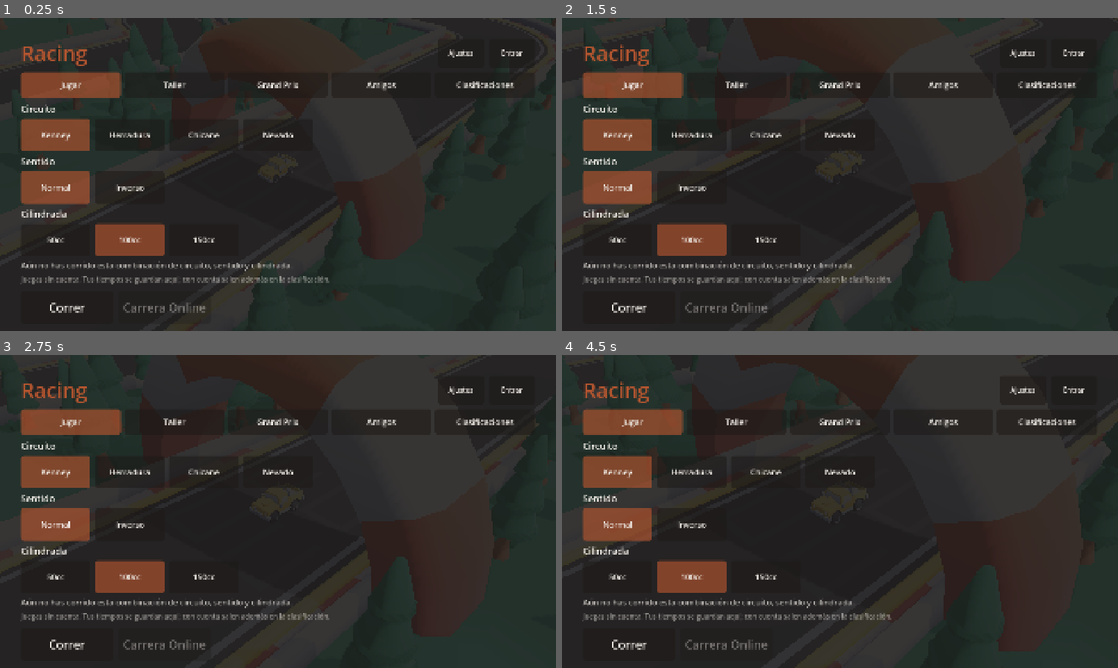
Above: before the commit, frames 1-4 (two rows, left to right).
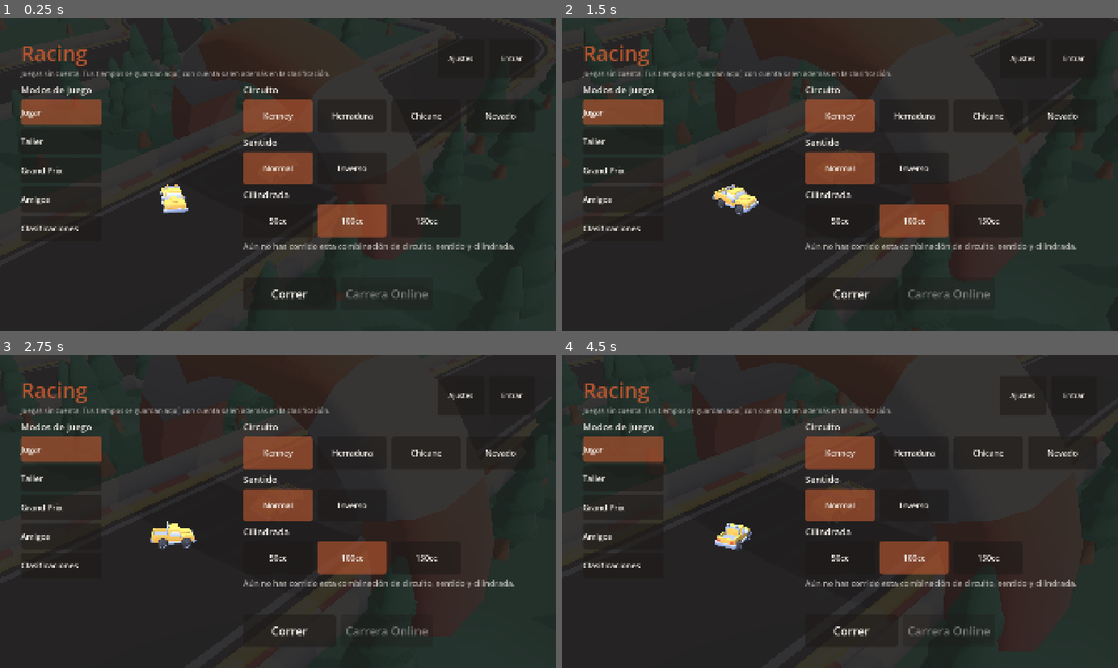
Above: after the commit, the same moments.

Repository: msalejandrojose/core
Game: Godot game, scene res://scenes/main.tscn
Two runs of this game, one before a commit and one after it. Both use one fixed random seed, a clock stepped at 60 frames per second and the inputs below.
Inputs:
- Up to frame 1 (0.25 s): no input
- Up to frame 2 (1.5 s): click "Jugar" at 0.5 s; click "Jugar" at 1.25 s
- Up to frame 3 (2.75 s): click "Normal" at 2 s
- Up to frame 4 (4.5 s): click "Normal" at 2.75 s; click "Entrar" at 3.5 s; click "Jugar sin cuenta" at 4.25 s

The runs differ from the first frame. In frame 1, 15% of the frame differs, in the area x 3-94%, y 10-95%; in frame 2, 15%; in frame 3, 15%; in frame 4, 15%.

Commit message:
feat(racing): menú principal a tres columnas con el coche equipado en vivo
Reorganiza el menú a partir de una captura de referencia: lista de
modos de juego a la izquierda (antes una fila de pestañas), el coche
equipado en vivo en el centro y el contenido de la pestaña activa a la
derecha. El estado de cuenta pasa a la cabecera, persistente entre
pestañas en vez de vivir solo dentro de "Jugar".

Extrae `VehiclePreview` (vista 3D en miniatura, cámara/luces/rotación)
como componente compartido entre este menú y el taller, que ya tenía
su propia copia idéntica.

Co-Authored-By: Claude Sonnet 5 <noreply@anthropic.com>

Diff:
--- a/apps/game/scripts/ui/main_menu.gd
+++ b/apps/game/scripts/ui/main_menu.gd
@@ -6,10 +6,10 @@
 ## nueva es añadir una entrada a `TABS` y un `_build_*_tab()`, no reformar
 ## esta pantalla otra vez.
 ##
-## Va por encima de la partida, no en una escena aparte, y a propósito: al
-## seleccionar un circuito el de detrás se construye de verdad, así que la
-## pestaña "Jugar" es también la vista previa. Cambiar de escena obligaría a
-## montar la pista dos veces y a perder eso.
+## Tres columnas, a partir de una captura de referencia: la lista de modos a
+## la izquierda (antes una fila de pestañas horizontal), el coche equipado en
+## vivo en el centro (`VehiclePreview`, mismo componente que el taller) y el
+## contenido de la pestaña activa a la derecha.
 ##
 ## El circuito y el sentido viven en la pestaña "Jugar" y no en Ajustes: son
 ## lo que eliges para jugar, no una preferencia. Ajustes se queda con los
@@ -35,10 +35,14 @@
 var _tab_buttons: Dictionary = {}  # Tab (int) -> Button
 var _active_tab: int = Tab.JUGAR
 
+## Persistentes: viven en la cabecera/columna central, no en el contenido de
+## una pestaña, así que no se limpian al cambiar de pestaña.
+var _account_subtitle: Label
+var _preview: VehiclePreview
+
 ## Solo válidos mientras la pestaña "Jugar" está montada: se limpian al
 ## cambiar de pestaña, igual que el resto de su contenido.
 var _best_label: Label
-var _account_label: Label
 var _track_buttons: Array[Button] = []
 ## Paralelo a `_track_buttons`: el id/slug de cada botón, en el mismo orden.
 ## Hace falta porque un botón de circuito ya no tiene por qué venir de
@@ -61,6 +65,9 @@
 	# taller (que se abre encima de este menú, sin cerrarlo), el número tiene
 	# que refrescarse solo, sin esperar a que se toque circuito/sentido/cc.
 	CarLoadout.changed.connect(_refresh_best)
+	# El coche de la vista central es el equipado de verdad: si cambia en el
+	# taller, se nota aquí sin tener que reabrir el menú.
+	CarLoadout.changed.connect(_refresh_preview)
 
 
 ## El director abre el menú desde su propio `_ready`, que corre ANTES que el de
@@ -106,11 +113,21 @@
 	header.add_theme_constant_override("separation", 16)
 	column.add_child(header)
 
+	var title_column := VBoxContainer.new()
+	header.add_child(title_column)
+
 	var title := Label.new()
 	title.text = "Racing"
 	title.add_theme_font_size_override("font_size", UiTheme.FONT_DISPLAY)
 	title.add_theme_color_override("font_color", UiTheme.CLAY)
-	header.add_child(title)
+	title_column.add_child(title)
+
+	# Estado de cuenta, siempre visible en la cabecera sea cual sea la
+	# pestaña activa — antes solo vivía dentro de la pestaña "Jugar".
+	_account_subtitle = Label.new()
+	_account_subtitle.add_theme_font_size_override("font_size", UiTheme.FONT_XS)
+	_account_subtitle.add_theme_color_override("font_color", UiTheme.BONE * Color(1, 1, 1, 0.6))
+	title_column.add_child(_account_subtitle)
 
 	var push := Control.new()
 	push.size_flags_horizontal = Control.SIZE_EXPAND_FILL
@@ -122,9 +139,30 @@
 	_account_button = _icon_button("Cuenta", _open_account)
 	header.add_child(_account_button)
 
-	var tabs_row := HBoxContainer.new()
-	tabs_row.add_theme_constant_override("separation", 12)
-	column.add_child(tabs_row)
+	var body := HBoxContainer.new()
+	body.add_theme_constant_override("separation", 24)
+	body.size_flags_vertical = Control.SIZE_EXPAND_FILL
+	column.add_child(body)
+
+	body.add_child(_build_modes_panel())
+	body.add_child(_build_preview_panel())
+	_refresh_preview()
+
+	_content = VBoxContainer.new()
+	_content.custom_minimum_size = Vector2(420, 0)
+	_content.add_theme_constant_override("separation", 12)
+	_content.size_flags_vertical = Control.SIZE_EXPAND_FILL
+	body.add_child(_content)
+
+
+## Columna izquierda ("MODOS DE JUEGO" del boceto): lista vertical de
+## pestañas, en vez de la fila horizontal de antes.
+func _build_modes_panel() -> Control:
+	var panel := VBoxContainer.new()
+	panel.custom_minimum_size = Vector2(280, 0)
+	panel.add_theme_constant_override("separation", 12)
+
+	panel.add_child(_heading("Modos de juego"))
 
 	var tab_group := ButtonGroup.new()
 	for entry in TABS:
@@ -133,14 +171,30 @@
 		button.toggle_mode = true
 		button.button_group = tab_group
 		button.size_flags_horizontal = Control.SIZE_EXPAND_FILL
+		button.alignment = HORIZONTAL_ALIGNMENT_LEFT
 		button.pressed.connect(func() -> void: _select_tab(tab))
-		tabs_row.add_child(button)
+		panel.add_child(button)
 		_tab_buttons[tab] = button
 
-	_content = VBoxContainer.new()
-	_content.add_theme_constant_override("separation", 12)
-	_content.size_flags_vertical = Control.SIZE_EXPAND_FILL
-	column.add_child(_content)
+	return panel
+
+
+## Columna central: el coche equipado ahora mismo, en vivo (`VehiclePreview`,
+## compartido con el taller).
+func _build_preview_panel() -> Control:
+	var panel := VBoxContainer.new()
+	panel.size_flags_horizontal = Control.SIZE_EXPAND_FILL
+	panel.size_flags_vertical = Control.SIZE_EXPAND_FILL
+
+	_preview = VehiclePreview.new()
+	panel.add_child(_preview)
+
+	return panel
+
+
+func _refresh_preview() -> void:
+	if is_instance_valid(_preview):
+		_preview.show_archetype(CarLoadout.archetype_code)
 
 
 # --- Pestañas -------------------------------------------------------------------
@@ -153,7 +207,6 @@
 	for child in _content.get_children():
 		child.free()
 	_best_label = null
-	_account_label = null
 	_track_buttons.clear()
 	_track_button_ids.clear()
 	_tracks_row = null
@@ -243,11 +296,6 @@
 	_best_label.add_theme_color_override("font_color", UiTheme.BONE * Color(1, 1, 1, 0.7))
 	_content.add_child(_best_label)
 
-	_account_label = Label.new()
-	_account_label.add_theme_font_size_override("font_size", UiTheme.FONT_XS)
-	_account_label.add_theme_color_override("font_color", UiTheme.BONE * Color(1, 1, 1, 0.55))
-	_content.add_child(_account_label)
-
 	var spacer := Control.new()
 	spacer.size_flags_vertical = Control.SIZE_EXPAND_FILL
 	_content.add_child(spacer)
@@ -390,16 +438,15 @@
 	add_child(screen)
 
 
-## El botón de cuenta es de cabecera (persistente); la frase de estado solo
-## vive en la pestaña "Jugar".
+## El botón y la frase de estado de cuenta son de cabecera: persistentes,
+## visibles con cualquier pestaña activa (antes la frase solo vivía dentro de
+## "Jugar").
 func _refresh_account() -> void:
 	if Session.is_logged_in():
-		if is_instance_valid(_account_label):
-			_account_label.text = "Conectado como %s — tus tiempos se suben." % Session.email
+		_account_subtitle.text = "Conectado como %s — tus tiempos se suben." % Session.email
 		_account_button.text = "Salir"
 	else:
-		if is_instance_valid(_account_label):
-			_account_label.text = "Juegas sin cuenta. Tus tiempos se guardan aquí; con cuenta salen además en la clasificación."
+		_account_subtitle.text = "Juegas sin cuenta. Tus tiempos se guardan aquí; con cuenta salen además en la clasificación."
 		_account_button.text = "Entrar"
 
 	# El emparejamiento necesita saber contra quién compite el jugador
--- /dev/null
+++ b/apps/game/scripts/ui/vehicle_preview.gd
@@ -0,0 +1,74 @@
+class_name VehiclePreview
+extends SubViewportContainer
+
+## Vista 3D en miniatura de un coche, montado y girando solo. Compartida entre
+## el menú principal (coche equipado, `CarLoadout.archetype_code`) y el
+## taller (coche que se está previsualizando antes de confirmar) para no
+## duplicar la misma cámara/luces/rotación en los dos sitios.
+
+const SPIN_SPEED := 0.6
+
+var _viewport: SubViewport
+var _pivot: Node3D
+var _model: Node
+
+
+## `_init()`, no `_ready()`: quien construye este menú a mano (`main_menu.gd`,
+## `workshop_screen.gd`) espera poder llamar `show_archetype()` justo después
+## de `VehiclePreview.new()`, antes incluso de añadirlo como hijo de nada —
+## `_ready()` no sirve para eso porque Godot lo dispara diferido (una vez
+## dentro del árbol, pero no de forma síncrona dentro de `add_child()`), y ese
+## primer `show_archetype()` ya se ha quedado corto de tiempo.
+func _init() -> void:
+	stretch = true
+	size_flags_horizontal = Control.SIZE_EXPAND_FILL
+	size_flags_vertical = Control.SIZE_EXPAND_FILL
+
+	_viewport = SubViewport.new()
+	_viewport.size = Vector2i(640, 640)
+	_viewport.transparent_bg = true
+	_viewport.own_world_3d = true
+	add_child(_viewport)
+
+	var camera := Camera3D.new()
+	# `look_at_from_position`, no `position` + `look_at`: al construirse en
+	# código este nodo todavía no está dentro del árbol, y `look_at` necesita
+	# `global_transform`.
+	camera.look_at_from_position(Vector3(0, 2.3, 4.4), Vector3(0, 0.4, 0), Vector3.UP)
+	_viewport.add_child(camera)
+
+	var key_light := DirectionalLight3D.new()
+	key_light.rotation_degrees = Vector3(-50, -30, 0)
+	_viewport.add_child(key_light)
+
+	var fill_light := DirectionalLight3D.new()
+	fill_light.rotation_degrees = Vector3(-30, 150, 0)
+	fill_light.light_energy = 0.35
+	_viewport.add_child(fill_light)
+
+	_pivot = Node3D.new()
+	_viewport.add_child(_pivot)
+
+
+func _process(delta: float) -> void:
+	if _pivot != null:
+		_pivot.rotate_y(delta * SPIN_SPEED)
+
+
+## Cambia el modelo mostrado por el del arquetipo pedido — mismo mapa que usa
+## `RaceDirector` al montar el coche en carrera, así que lo que se ve aquí es
+## siempre el mismo modelo que se monta de verdad.
+func show_archetype(archetype_code: String) -> void:
+	if _model != null:
+		_pivot.remove_child(_model)
+		_model.queue_free()
+		_model = null
+
+	var path: String = RaceDirector.ARCHETYPE_MODELS.get(
+		archetype_code, RaceDirector.ARCHETYPE_MODELS[CarLoadout.DEFAULT_ARCHETYPE_CODE])
+	_model = load(path).instantiate()
+	_pivot.add_child(_model)
+
+
+func has_model() -> bool:
+	return _model != null
--- a/apps/game/scripts/ui/workshop_screen.gd
+++ b/apps/game/scripts/ui/workshop_screen.gd
@@ -27,10 +27,6 @@
 const STAT_BAR_MIN := 0.5
 const STAT_BAR_MAX := 1.5
 
-## Cuánto gira la vista previa por segundo (rad). Lento a propósito: es para
-## verse el coche desde todos los lados sin marear.
-const PREVIEW_SPIN_SPEED := 0.6
-
 signal closed()
 
 var _root: VBoxContainer
@@ -40,9 +36,7 @@
 var _variants_list: VBoxContainer
 var _change_button: Button
 
-var _preview_viewport: SubViewport
-var _preview_pivot: Node3D
-var _preview_model: Node
+var _preview: VehiclePreview
 
 var _speed_bar: ProgressBar
 var _grip_bar: ProgressBar
@@ -73,11 +67,6 @@
 		return
 
 	await _load()
-
-
-func _process(delta: float) -> void:
-	if _preview_pivot != null:
-		_preview_pivot.rotate_y(delta * PREVIEW_SPIN_SPEED)
 
 
 func _build_shell() -> void:
@@ -242,44 +231,15 @@
 	return panel
 
 
-## Columna central: vista 3D en vivo del arquetipo resaltado en la lista,
-## girando despacio (mismos modelos que monta `RaceDirector` en carrera —
-## `RaceDirector.ARCHETYPE_MODELS` es la única fuente de esa tabla).
+## Columna central: vista 3D en vivo del arquetipo resaltado en la lista
+## (`VehiclePreview`, compartida con el menú principal).
 func _build_preview_panel() -> Control:
 	var panel := VBoxContainer.new()
 	panel.size_flags_horizontal = Control.SIZE_EXPAND_FILL
 	panel.size_flags_vertical = Control.SIZE_EXPAND_FILL
 
-	var viewport_container := SubViewportContainer.new()
-	viewport_container.stretch = true
-	viewport_container.size_flags_horizontal = Control.SIZE_EXPAND_FILL
-	viewport_container.size_flags_vertical = Control.SIZE_EXPAND_FILL
-	panel.add_child(viewport_container)
-
-	_preview_viewport = SubViewport.new()
-	_preview_viewport.size = Vector2i(640, 640)
-	_preview_viewport.transparent_bg = true
-	_preview_viewport.own_world_3d = true
-	viewport_container.add_child(_preview_viewport)
-
-	var camera := Camera3D.new()
-	# `look_at_from_position`, no `position` + `look_at`: este nodo todavía no
-	# está dentro del árbol en este punto (el panel se añade a `_body`
-	# después de construirse entero) y `look_at` necesita `global_transform`.
-	camera.look_at_from_position(Vector3(0, 2.3, 4.4), Vector3(0, 0.4, 0), Vector3.UP)
-	_preview_viewport.add_child(camera)
-
-	var key_light := DirectionalLight3D.new()
-	key_light.rotation_degrees = Vector3(-50, -30, 0)
-	_preview_viewport.add_child(key_light)
-
-	var fill_light := DirectionalLight3D.new()
-	fill_light.rotation_degrees = Vector3(-30, 150, 0)
-	fill_light.light_energy = 0.35
-	_preview_viewport.add_child(fill_light)
-
-	_preview_pivot = Node3D.new()
-	_preview_viewport.add_child(_preview_pivot)
+	_preview = VehiclePreview.new()
+	panel.add_child(_preview)
 
 	return panel
 
@@ -382,22 +342,13 @@
 
 
 func _show_preview(archetype_id: String) -> void:
-	if not is_instance_valid(_preview_pivot):
-		return
-
-	if _preview_model != null:
-		_preview_pivot.remove_child(_preview_model)
-		_preview_model.queue_free()
-		_preview_model = null
+	if not is_instance_valid(_preview):
+		return
 
 	var archetype: Variant = _find(_catalog.get("archetypes", []), archetype_id)
 	var code: String = archetype.get("code", CarLoadout.DEFAULT_ARCHETYPE_CODE) if archetype is Dictionary \
 		else CarLoadout.DEFAULT_ARCHETYPE_CODE
-	var path: String = RaceDirector.ARCHETYPE_MODELS.get(
-		code, RaceDirector.ARCHETYPE_MODELS[CarLoadout.DEFAULT_ARCHETYPE_CODE])
-
-	_preview_model = load(path).instantiate()
-	_preview_pivot.add_child(_preview_model)
+	_preview.show_archetype(code)
 
 
 func _pick_part(category: String, id: String) -> void:
--- a/apps/game/tests/main_menu_hub_test.gd
+++ b/apps/game/tests/main_menu_hub_test.gd
@@ -32,6 +32,7 @@
 	_menu = main.get_node("MainMenu")
 
 	_test_abre_en_jugar()
+	_test_cambiar_de_pestana_conserva_cabecera()
 	_test_elegir_circuito_sentido_cilindrada()
 	_test_cambiar_de_pestana_limpia_la_anterior()
 	_test_evento_con_otra_pestana_no_revienta()
@@ -50,6 +51,20 @@
 	_check_eq(_menu._active_tab, _menu.Tab.JUGAR, "al abrir, la pestaña activa es Jugar")
 	_check(_menu._track_buttons.size() > 0, true, "Jugar monta los botones de circuito")
 	_check(is_instance_valid(_menu._best_label), true, "Jugar monta la label de mejor marca")
+	_check(is_instance_valid(_menu._preview) and _menu._preview.has_model(), true,
+		"la columna central monta el coche equipado en vivo")
+	_check(_menu._account_subtitle.text != "", true, "la cabecera muestra el estado de cuenta")
+
+
+func _test_cambiar_de_pestana_conserva_cabecera() -> void:
+	var subtitle_before: String = _menu._account_subtitle.text
+	_menu._select_tab(_menu.Tab.TALLER)
+
+	_check(is_instance_valid(_menu._preview), true, "la vista 3D del coche no se limpia al cambiar de pestaña")
+	_check_eq(_menu._account_subtitle.text, subtitle_before,
+		"y el estado de cuenta de la cabecera tampoco")
+
+	_menu._select_tab(_menu.Tab.JUGAR)
 
 
 func _test_elegir_circuito_sentido_cilindrada() -> void:
--- a/apps/game/tests/workshop_screen_test.gd
+++ b/apps/game/tests/workshop_screen_test.gd
@@ -178,7 +178,7 @@
 	await _settle()
 
 	_check(screen._pending_archetype_id, "arch-f1", "elegirla actualiza la previsualización")
-	_check(screen._preview_model != null, true, "la vista 3D monta un modelo")
+	_check(screen._preview.has_model(), true, "la vista 3D monta un modelo")
 	_check(_patch_count, 0, "pero no guarda nada todavía, sin pulsar Cambiar")
 	_check(screen._loadout.get("archetype", {}).get("id", ""), "arch-normal",
 		"el arquetipo aplicado de verdad sigue siendo el normal")
Not shown, added: apps/game/scripts/ui/vehicle_preview.gd.uid
